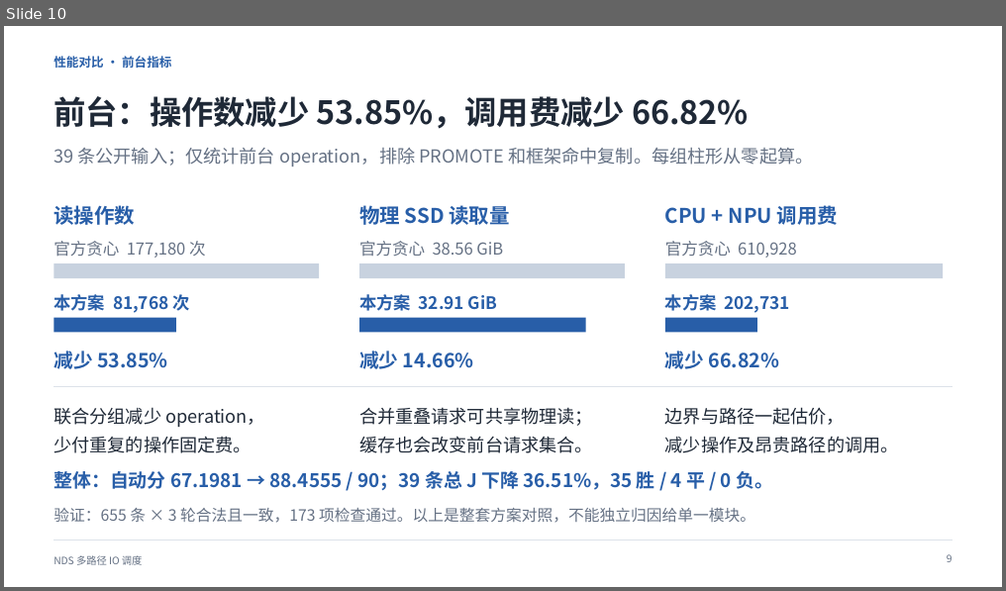
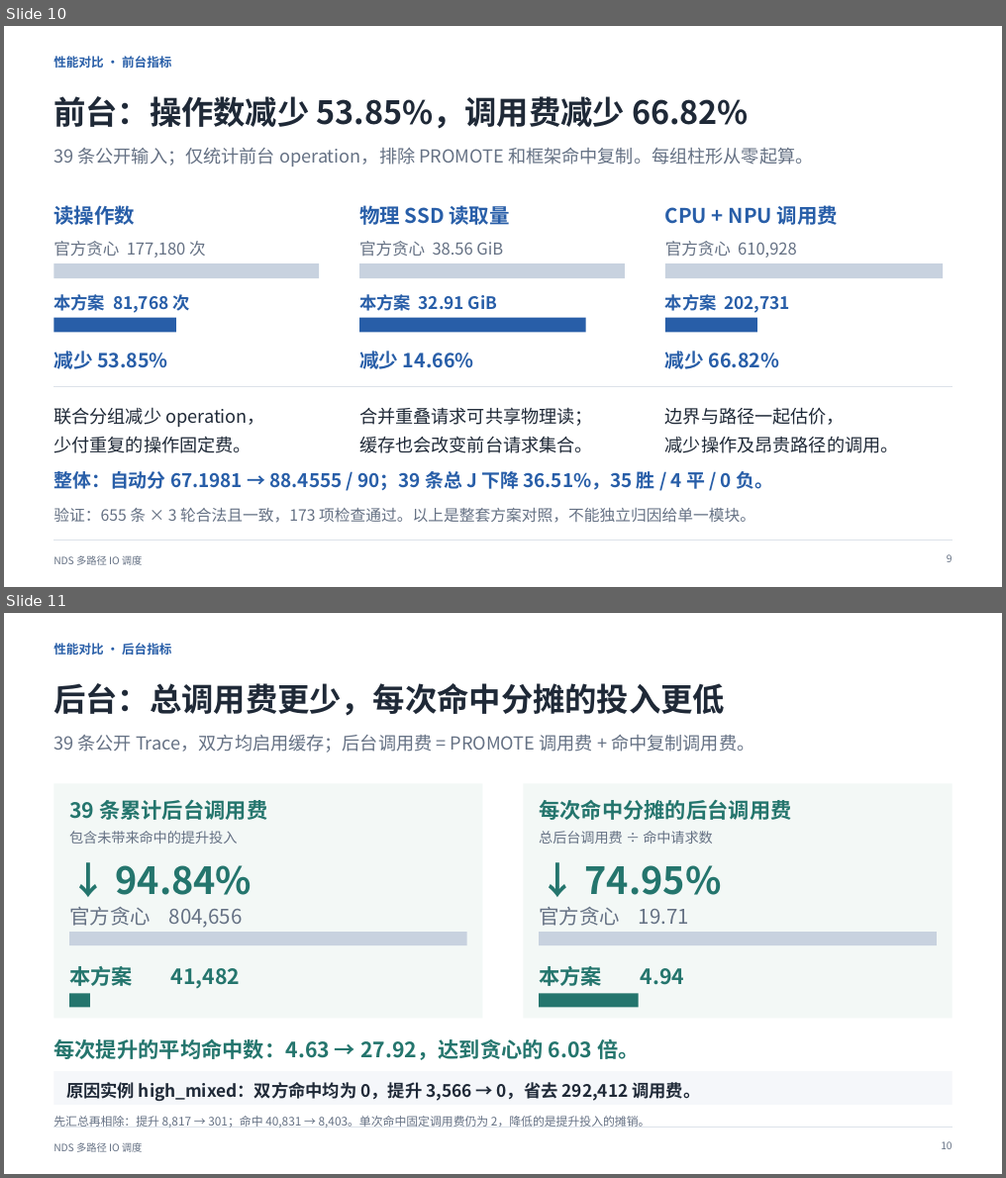
Before and after one commit to dpj135/hackathon, a slide deck: submissions/kaisennhu/07_答辩PPT/答辩介绍.pptx. Shown one above the other, each under a label of ours: slide 10 before the commit, slides 10 and 11 after it. The pictures are 1006x591 and 1006x1178 pixels, drawn with LibreOffice and Linux fonts; fonts in the diff are those of the drawing. Boxes give left, top, right and bottom in pixels: in the first picture for what was removed or moved away, otherwise in the second. Text is boxed around its words. In the diff, an @@ line names an element or a change of style, - is before the commit and + after.

```diff
--- a/submissions/kaisennhu/07_答辩PPT/答辩介绍.pptx
+++ b/submissions/kaisennhu/07_答辩PPT/答辩介绍.pptx
@@ slide 11 added at box(4, 613, 1002, 1174), background #FFFFFF @@
@@ text added at box(54, 643, 171, 655), 12 pt, text #285EA8, bold @@
+性能对比 · 后台指标
@@ text added at box(54, 683, 725, 716), 30.8 pt, text #1F2937, bold @@
+后台：总调用费更少，每次命中分摊的投入更低
@@ text added at box(54, 735, 754, 753), 17.2 pt, text #657184 @@
+39 条公开 Trace，双方均启用缓存；后台调用费 = PROMOTE 调用费 + 命中复制调用费。
@@ rectangle added at box(54, 783, 483, 1019), fill #F3F8F6 @@
@@ rectangle added at box(524, 783, 952, 1019), fill #F3F8F6 @@
@@ text added at box(69, 799, 267, 820), 20.2 pt, text #24756D, bold @@
+39 条累计后台调用费
@@ text added at box(539, 799, 791, 820), 20.2 pt, text #24756D, bold @@
+每次命中分摊的后台调用费
@@ text added at box(69, 831, 237, 844), 13.5 pt, text #657184 @@
+包含未带来命中的提升投入
@@ text added at box(539, 831, 713, 844), 13.5 pt, text #657184 @@
+总后台调用费 ÷ 命中请求数
@@ text added at box(116, 865, 252, 895), 36 pt, text #24756D, bold @@
+↓ 94.84%
@@ text added at box(585, 865, 722, 895), 36 pt, text #24756D, bold @@
+↓ 74.95%
@@ text added at box(69, 907, 243, 928), 19.5 pt, text #657184 @@
+官方贪心 804,656
@@ text added at box(539, 907, 689, 926), 19.5 pt, text #657184 @@
+官方贪心 19.71
@@ rectangle added at box(70, 932, 467, 947), fill #C8D2DF @@
@@ rectangle added at box(540, 932, 937, 947), fill #C8D2DF @@
@@ text added at box(69, 966, 241, 989), 20.2 pt, text #24756D, bold @@
+本方案 41,482
@@ text added at box(539, 966, 685, 986), 20.2 pt, text #24756D, bold @@
+本方案 4.94
@@ rectangle added at box(70, 993, 90, 1008), fill #24756D @@
@@ rectangle added at box(540, 993, 639, 1008), fill #24756D @@
@@ text added at box(54, 1040, 640, 1060), 20.2 pt, text #24756D, bold @@
+每次提升的平均命中数：4.63 → 27.92，达到贪心的 6.03 倍。
@@ rectangle added at box(54, 1071, 952, 1105), fill #F5F7FA @@
@@ text added at box(66, 1082, 700, 1101), 16.5 pt, text #1F2937, bold @@
+原因实例 high_mixed：双方命中均为 0，提升 3,566 → 0，省去 292,412 调用费。
@@ text added at box(54, 1116, 650, 1128), 11.2 pt, text #657184 @@
+先汇总再相除：提升 8,817 → 301；命中 40,831 → 8,403。单次命中固定调用费仍为 2，降低的是提升投入的摊销。
@@ text added at box(54, 1143, 142, 1153), 9.8 pt, text #657184 @@
+NDS 多路径 IO 调度
@@ line added from (54, 1128) to (952, 1128), #DCE2E9 1 pt @@
@@ text added at box(941, 1142, 951, 1150), 9.8 pt, text #657184 @@
+10
```
Also in this commit, not shown: 5 slides changed, 1 other slide added, 2 slides removed, 3 other files.
